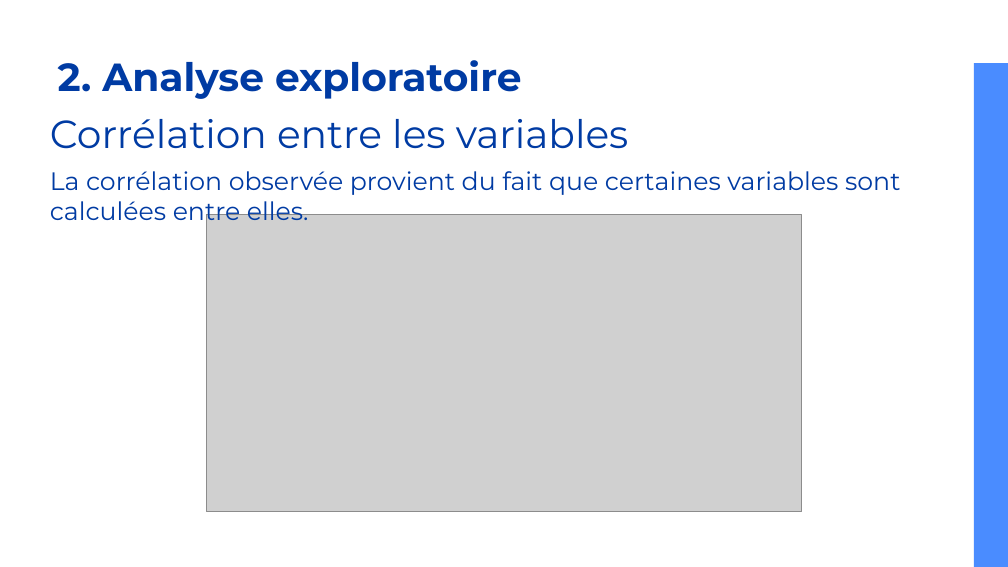
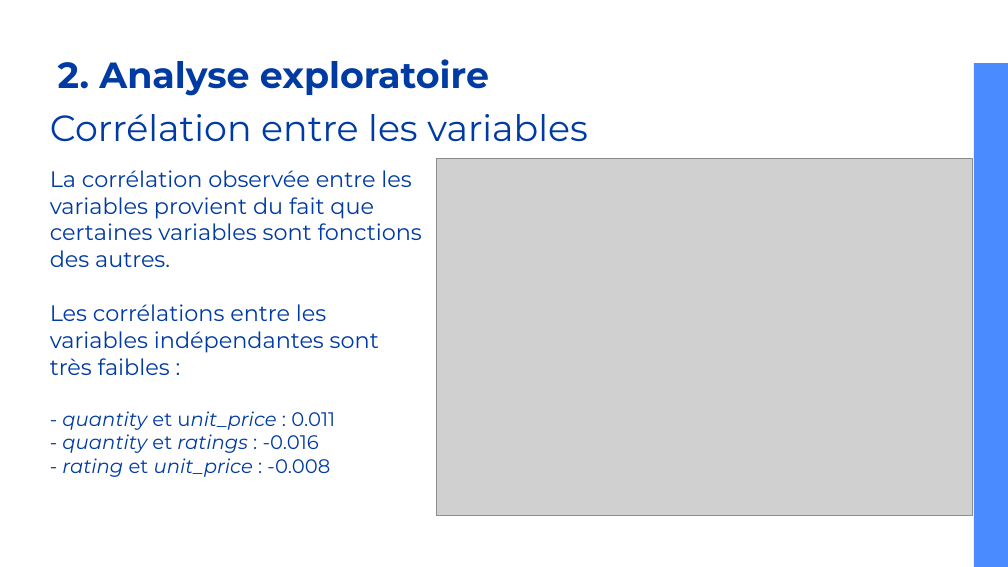
Before and after one commit to caseguin/Clustering, a slide deck: slide 12 of SuperMarket_clustering2.odp (slide 13 before the commit). Drawn at 1008x567 pixels with LibreOffice and Linux fonts; fonts in the diff are those of the drawing; grey boxes stand for pictures. Boxes give left, top, right and bottom in pixels: in the first picture for what was removed or moved away, otherwise in the second. Text is boxed around its words. In the diff, an @@ line names an element or a change of style, - is before the commit and + after.

```diff
--- a/SuperMarket_clustering2.odp
+++ b/SuperMarket_clustering2.odp
@@ title "2. Analyse exploratoire" at [58,59,489,96]: size 28 to 26 pt @@
@@ title "Corrélation entre les variables" at [50,114,588,142]: size 28 to 26 pt @@
@@ title removed at [50,171,900,226] @@
-La corrélation observée provient du fait que certaines variables sont calculées entre elles.
@@ title added at [50,170,422,477], 16 pt, text #003BA3 @@
+La corrélation observée entre les variables provient du fait que certaines variables sont fonctions des autres.
+Les corrélations entre les variables indépendantes sont très faibles :
+- quantity et unit_price : 0.011
+- quantity et ratings : -0.016
+- rating et unit_price : -0.008
@@ picture: place and size @@
-picture at [207,215,802,512]
+picture at [436,158,973,515]
```
Also in this commit, not shown: 24 other slides changed, 4 slides added, 3 slides removed, 13 other files.
